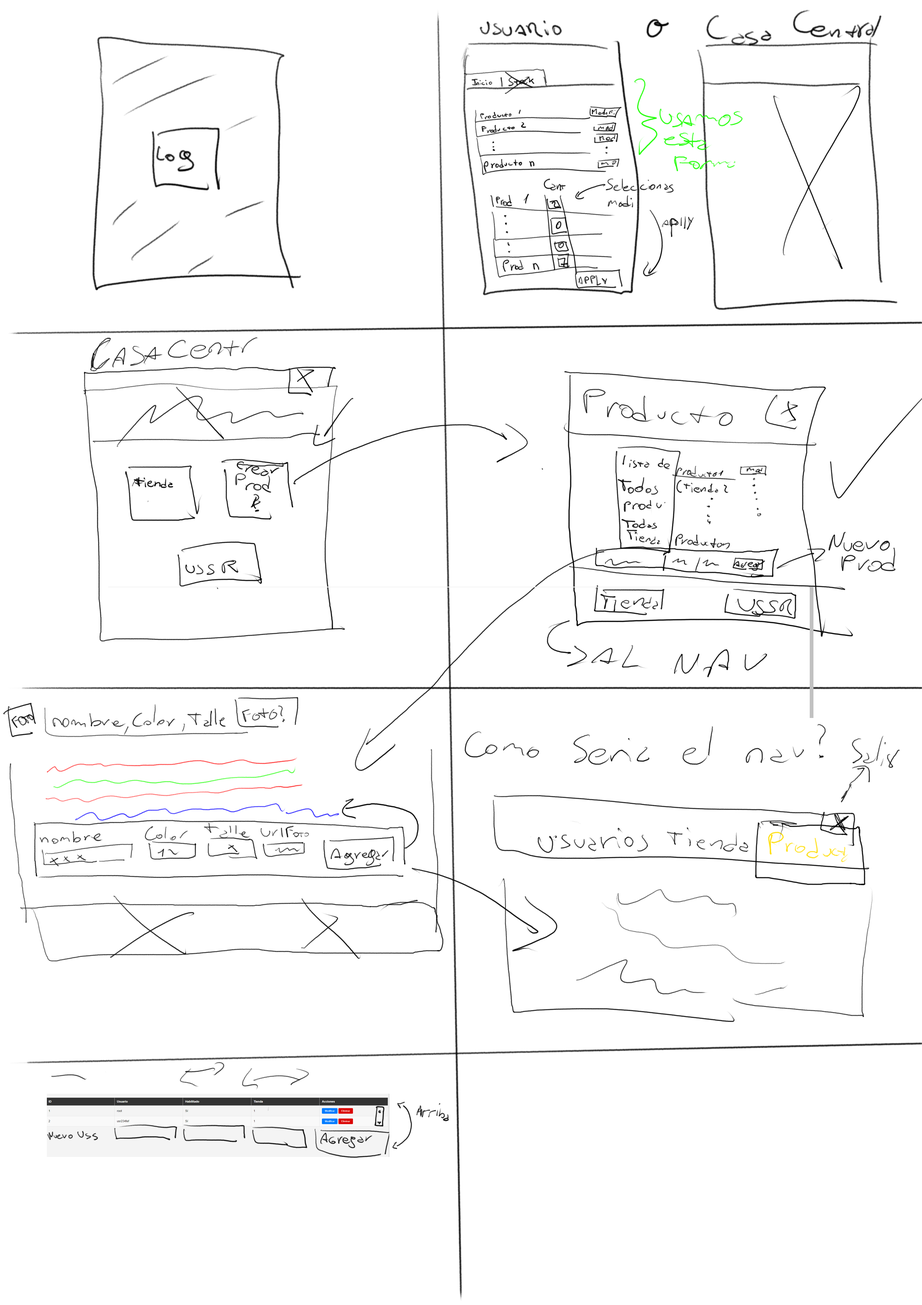
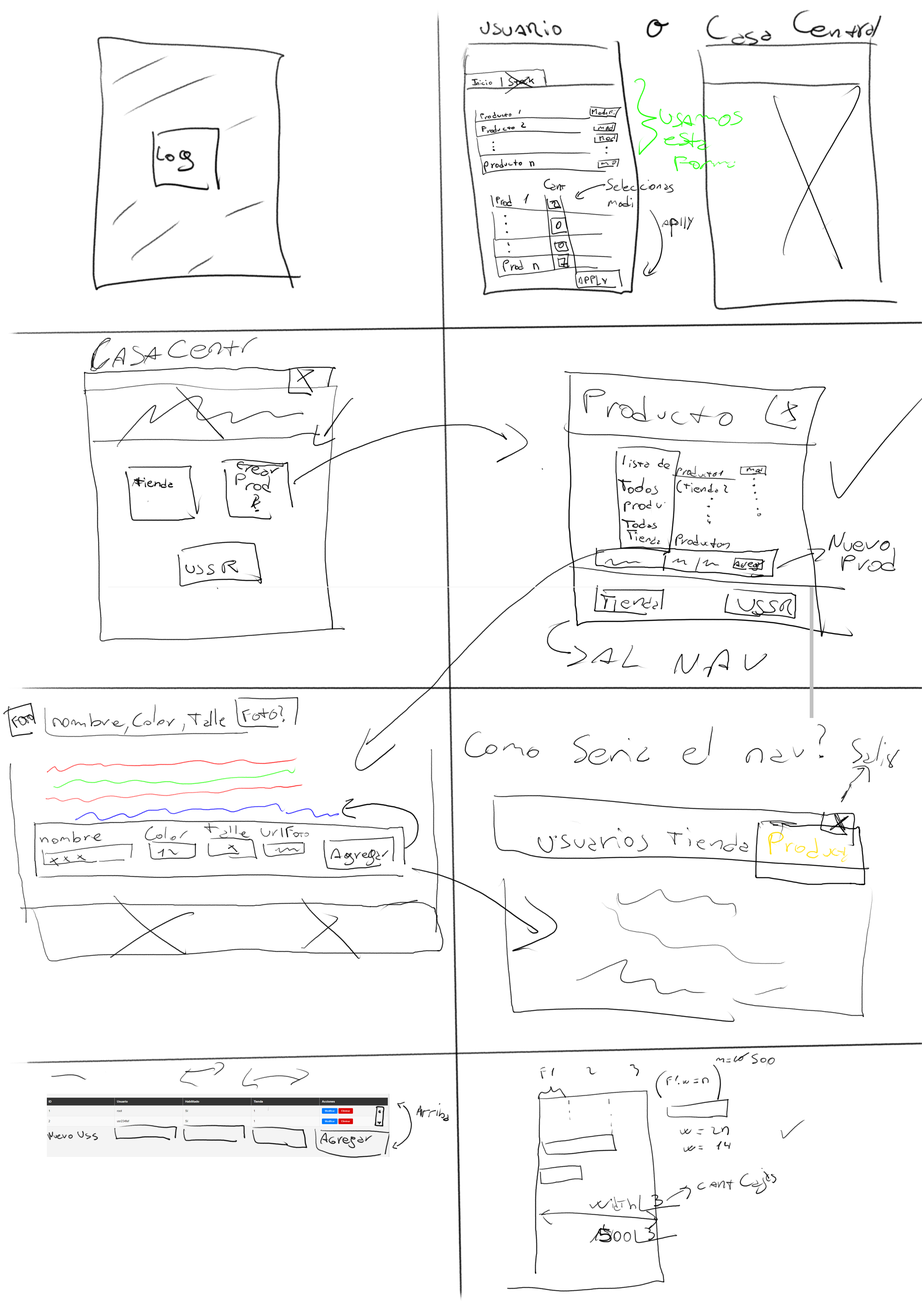
Layers edited between the first and the second 922 x 1305 image:
painted on "Capa de pintura 1" over [left=506, top=1051, right=806, bottom=1292]
